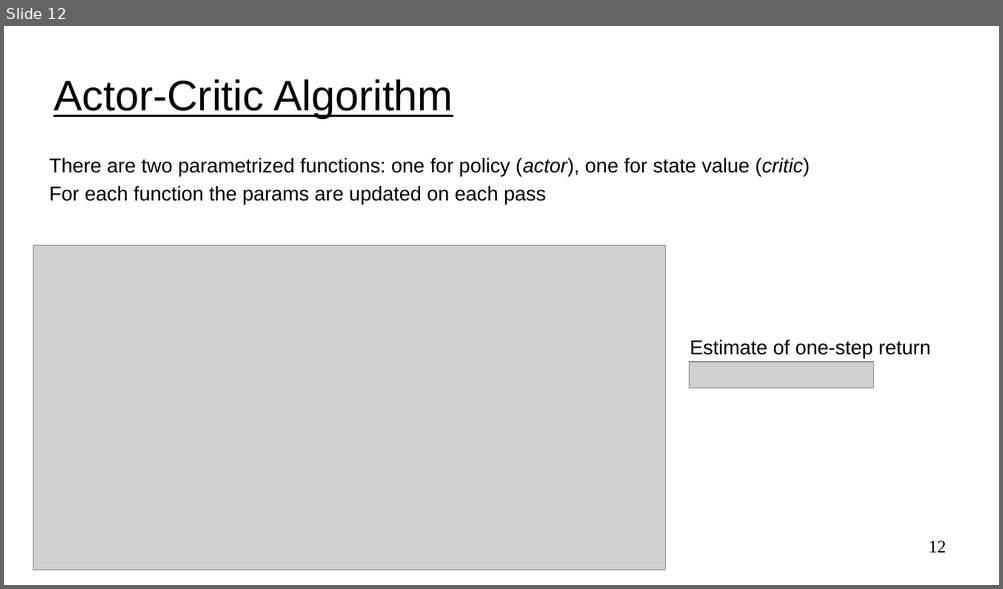
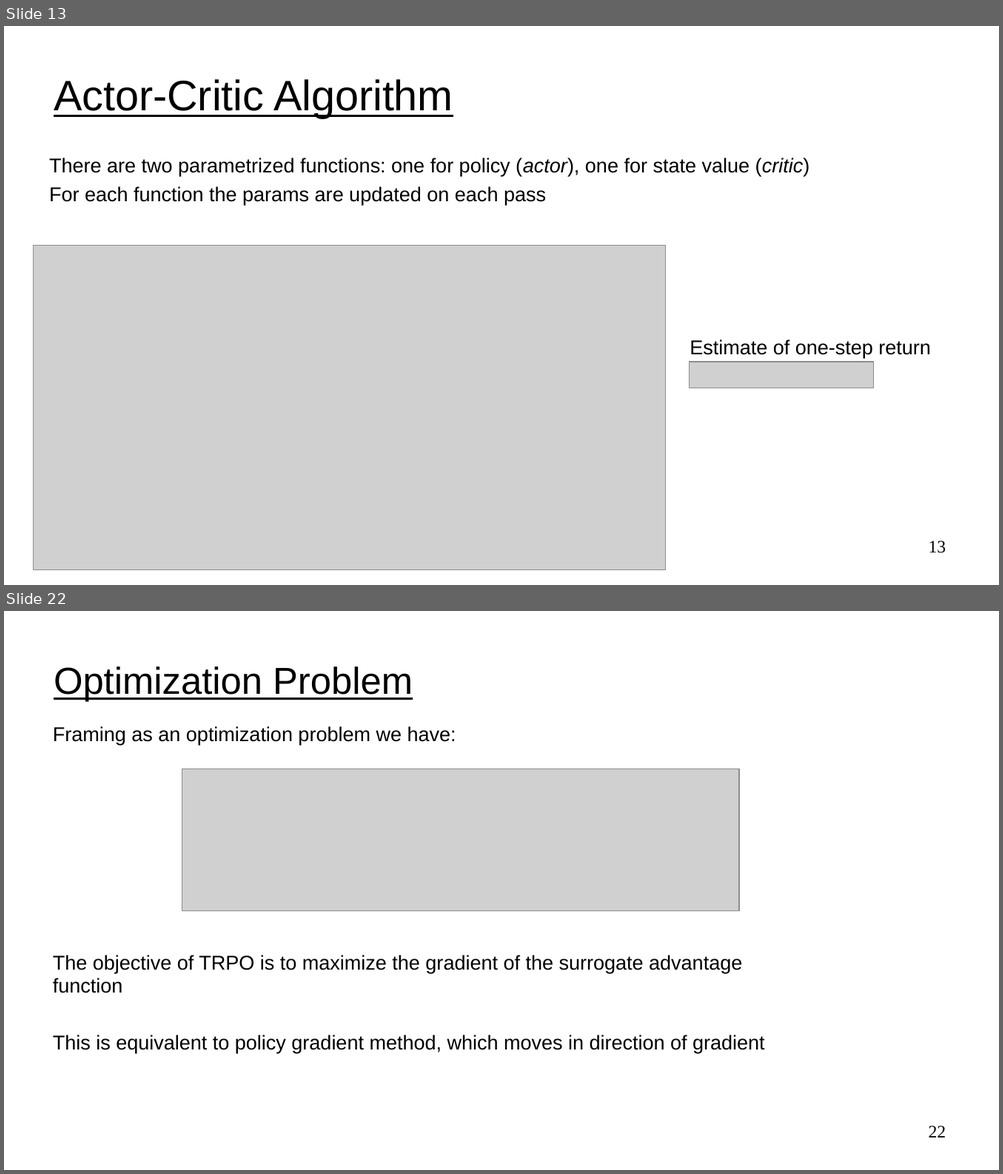
Before and after one commit to UVADS/reinforcement_learning, a slide deck: 08_policy_gradients_extensions/policy_gradients_extensions.ppt. Shown one above the other, each under a label of ours: slide 12 before the commit, slides 13 and 22 after it; the slides between them are not shown. The pictures are 1003x589 and 1003x1174 pixels, drawn with LibreOffice and Linux fonts; fonts in the diff are those of the drawing; grey boxes stand for pictures. Boxes give left, top, right and bottom in pixels: in the first picture for what was removed or moved away, otherwise in the second. Text is boxed around its words. In the diff, an @@ line names an element or a change of style, - is before the commit and + after.

Commit message:
added to pg methods and added pdf slide versions

```diff
--- a/08_policy_gradients_extensions/policy_gradients_extensions.ppt
+++ b/08_policy_gradients_extensions/policy_gradients_extensions.ppt
@@ slide 22 added at (4, 611, 999, 1170), background #FFFFFF @@
@@ title added at (54, 667, 412, 702), 30 pt, text #000000, underline @@
+Optimization Problem
@@ text added at (53, 726, 765, 1054), 16 pt, text #000000 @@
+Framing as an optimization problem we have:
+The objective of TRPO is to maximize the gradient of the surrogate advantage function
+This is equivalent to policy gradient method, which moves in direction of gradient
@@ picture added at (182, 769, 740, 911) @@
@@ page number added at (928, 1126, 946, 1138), 14 pt, text #000000 @@
+22
@@ what was slide 12 is now slide 13 @@
@@ page number at (928, 541, 946, 554): text changed @@
-12
+13
```
Also in this commit, not shown: 2 slides changed, 16 other slides added, 3 other files.
